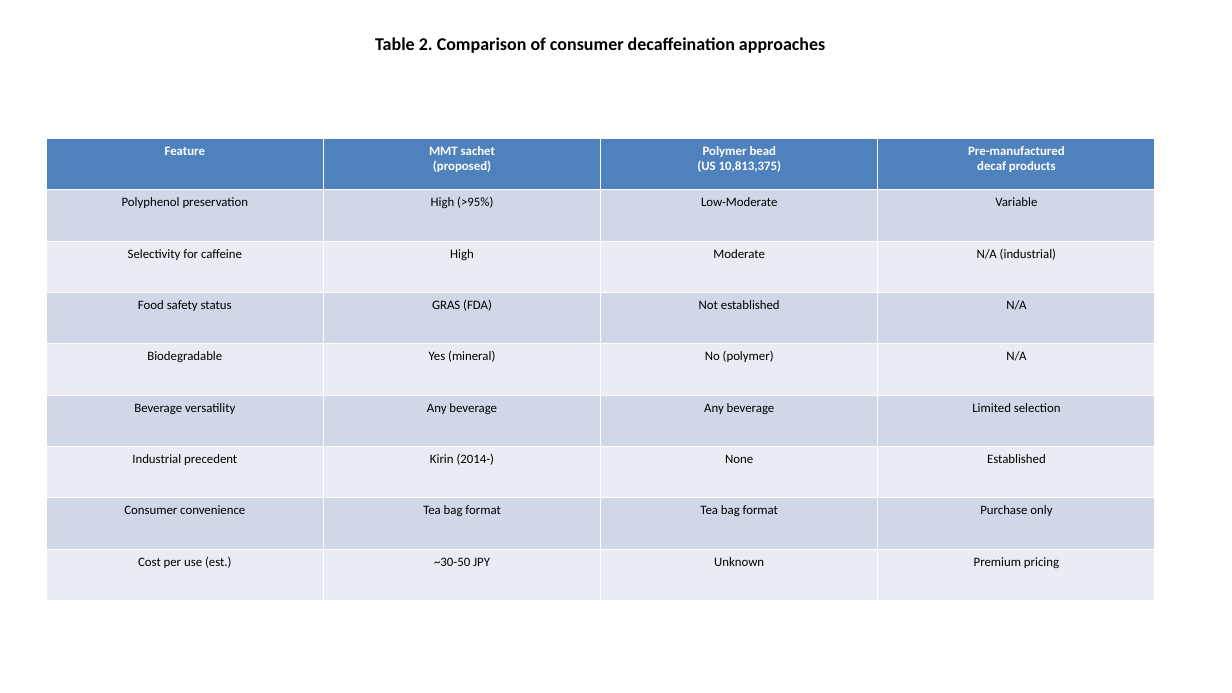
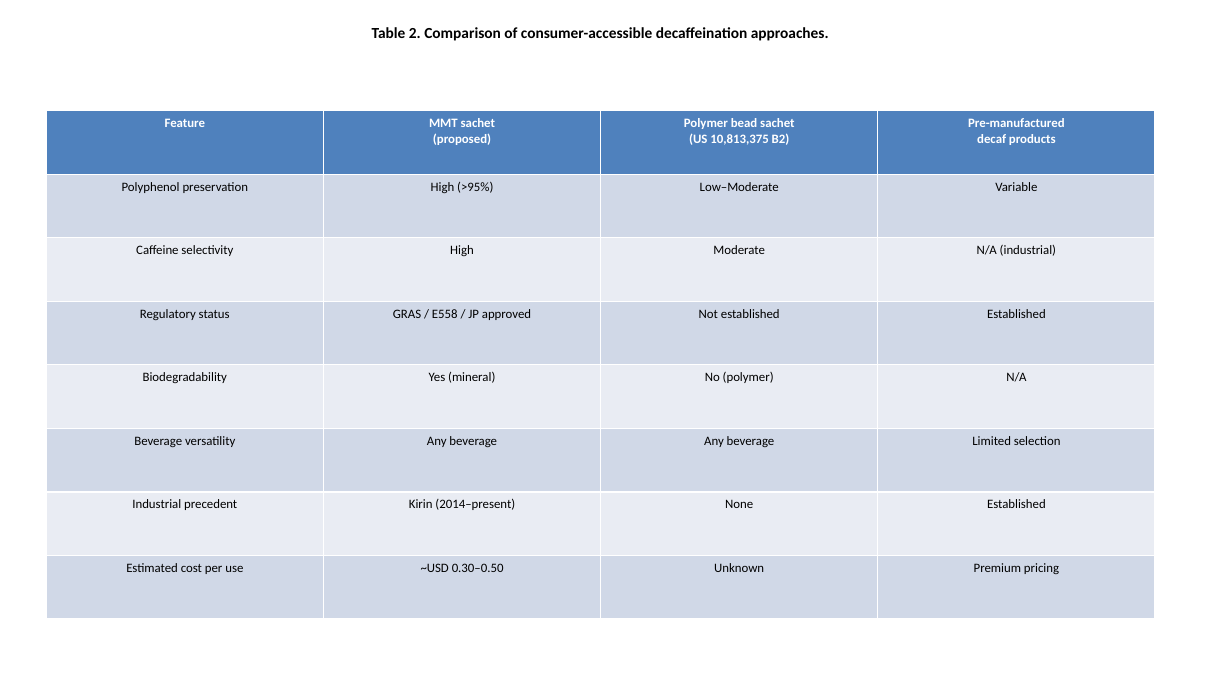
Before and after one commit to bougtoir/heat-accidents-mortality, a slide deck: slide 5 of montmorillonite_decaf/figures_tables.pptx (slide 3 before the commit). Drawn at 1232x693 pixels with LibreOffice and Linux fonts; fonts in the diff are those of the drawing. Boxes give left, top, right and bottom in pixels: in the first picture for what was removed or moved away, otherwise in the second. Text is boxed around its words. In the diff, an @@ line names an element or a change of style, - is before the commit and + after.

```diff
--- a/montmorillonite_decaf/figures_tables.pptx
+++ b/montmorillonite_decaf/figures_tables.pptx
@@ text at [372,27,829,41]: text changed; size 14 to 12 pt @@
-Table 2. Comparison of consumer decaffeination approaches
+Table 2. Comparison of consumer-accessible decaffeination approaches.
@@ table at [46,111,1155,619] @@
-row 1, column 3: Polymer bead / (US 10,813,375)
+row 1, column 3: Polymer bead sachet / (US 10,813,375 B2)
-row 2, column 3: Low-Moderate
+row 2, column 3: Low–Moderate
-row 3, column 1: Selectivity for caffeine
+row 3, column 1: Caffeine selectivity
-row 4: Food safety status | GRAS (FDA) | Not established | N/A
+row 4: Regulatory status | GRAS / E558 / JP approved | Not established | Established
-row 5, column 1: Biodegradable
+row 5, column 1: Biodegradability
-row 7: Industrial precedent | Kirin (2014-) | None | Established
-row 8: Consumer convenience | Tea bag format | Tea bag format | Purchase only
-row 9: Cost per use (est.) | ~30-50 JPY | Unknown | Premium pricing
+row 7: Industrial precedent | Kirin (2014–present) | None | Established
+row 8: Estimated cost per use | ~USD 0.30–0.50 | Unknown | Premium pricing
@@ table: place and size @@
-table at [46,139,1155,601]
+table at [46,111,1155,619]
```
Also in this commit, not shown: 1 other slide changed, 3 slides added, 1 slide removed, 3 other files.
